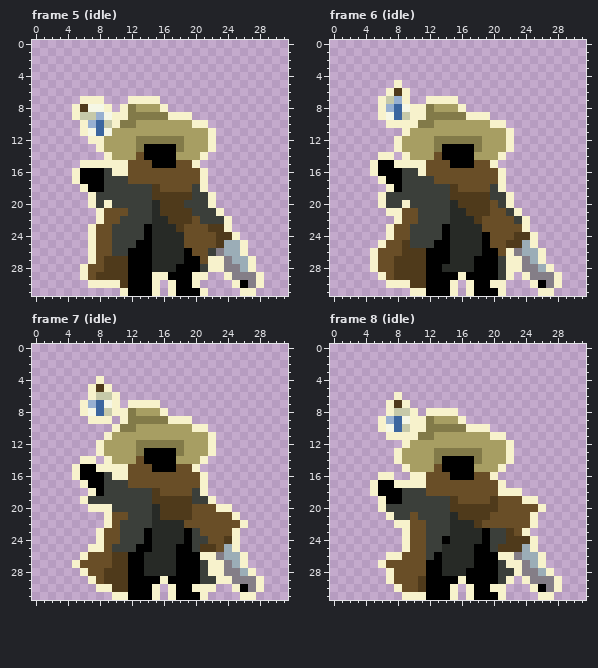
Pixel-art file: Assets/Resources/Sprites/Player/alchemist.aseprite. The picture above is the old version.
32x32 pixels, 11 frames. Shown: frame 5 (idle), frame 6 (idle), frame 7 (idle), frame 8 (idle). The commit also changed other frames, which this record leaves out.
After:
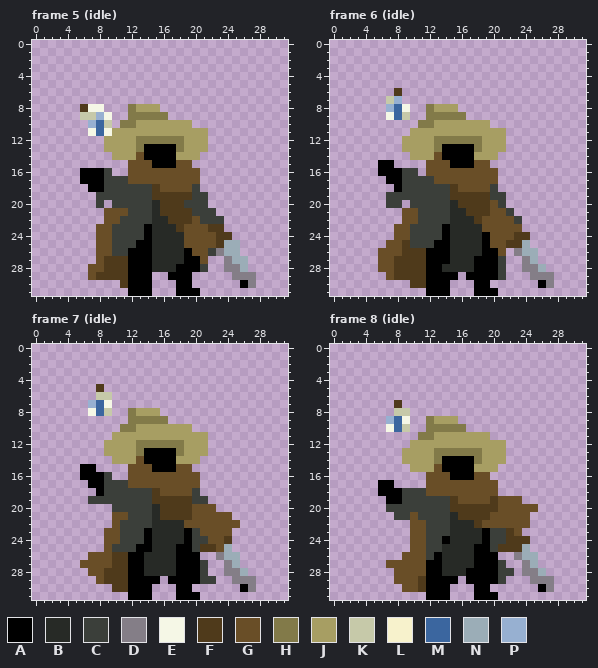
Palette (. is transparent): A #000000  B #272a26  C #3b3f3a  D #847e87  E #f5f7e6  F #4f3a1b  G #694e27  H #827a49  J #a79e63  K #c6c9a9  L #f7f2cc  M #3b669f  N #9badb7  P #97b0d1
Difference:
layer "outline" removed
--- frame 5 (idle)
@@ x 0..31 @@
  6 ................................
- 7 ......LLL...LLLL................
- 8 .....LFEEL.LHJJJL...............
- 9 .....LKKPELLHHHHHLLL............
-10 ......LPMKLHHJJJJJJJLL..........
-11 ......LEMEJJJJJJJJJJJJL.........
-12 .......LLJJJJHHHHHHJJJL.........
-13 ........LJJJJHAAAAHJJJL.........
-14 .........LJJJGAAAAJJJL..........
-15 ......LLLLLLGGGAAAGGL...........
-16 .....LAAACLLGGGGGGGGGL..........
-17 .....LAAACCCGGGGGGGGGL..........
-18 ......LAACCCCCCFGGGGCL..........
-19 .......LCCCCCCCFFFFFCCL.........
-20 .......LCLCCCCCBFFFCCCL.........
-21 ........LGGGCCCBFFFFCCCL........
-22 ........LGGCCCCBBFFFGCCCL.......
-23 .......LGGCCCCABBBFGGGFFL.......
-24 .......LGGCCCCABBBBGGGGFFL......
-25 .......LGGCCCAABBBBGGGGFNNL.....
-26 .......LGGCCAAABBBBAGGCDNNL.....
-27 .......LGFFFAAABBBBAAGLLDNNL....
-28 ......LGGFFFAAABBBAAACLLDDNL....
-29 ......LGFFFFAAALLAAALL..LDDDL...
-30 .......LLLLFAAAL.LAAL....LADL...
-31 ...........LAAAL.LAAAL....LL....
+ 7 ................................
+ 8 ......FEE...HJJJ................
+ 9 ......KKPE..HHHHH...............
+10 .......PMK.HHJJJJJJJ............
+11 .......EMEJJJJJJJJJJJJ..........
+12 .........JJJJHHHHHHJJJ..........
+13 .........JJJJHAAAAHJJJ..........
+14 ..........JJJGAAAAJJJ...........
+15 ............GGGAAAGG............
+16 ......AAAC..GGGGGGGGG...........
+17 ......AAACCCGGGGGGGGG...........
+18 .......AACCCCCCFGGGGC...........
+19 ........CCCCCCCFFFFFCC..........
+20 ........C.CCCCCBFFFCCC..........
+21 .........GGGCCCBFFFFCCC.........
+22 .........GGCCCCBBFFFGCCC........
+23 ........GGCCCCABBBFGGGFF........
+24 ........GGCCCCABBBBGGGGFF.......
+25 ........GGCCCAABBBBGGGGFNN......
+26 ........GGCCAAABBBBAGGCDNN......
+27 ........GFFFAAABBBBAAG..DNN.....
+28 .......GGFFFAAABBBAAAC..DDN.....
+29 .......GFFFFAAA..AAA.....DDD....
+30 ...........FAAA...AA......AD....
+31 ............AAA...AAA...........
--- frame 6 (idle)
@@ x 0..31 @@
  4 ................................
- 5 ........L.......................
- 6 .......LFL......................
- 7 ......LKPL..LLLL................
- 8 ......LPMELLHJJJL...............
- 9 ......LEMKLLHHHHHLLL............
-10 .......LLLLHHJJJJJJJLL..........
-11 .........LJJJJJJJJJJJJL.........
-12 ........LJJJJHHHHHHJJJL.........
-13 ........LJJJJHAAAAHJJJL.........
-14 ......LL.LJJJGAAAAJJJL..........
-15 .....LAALLLLGGGAAAGGL...........
-16 .....LAAACCLGGGGGGGGGL..........
-17 ......LAACCCCGGGGGGGGL..........
-18 .......LACCCCCCFGGGGCL..........
-19 ......LCCCCCCCCFFFFFCCL.........
-20 ......LCCLCCCCCBFFFFGCL.........
-21 .......LLGGCCCCBBFFFGGCL........
-22 ........LGGCCCCBBBFGGGGCL.......
-23 .......LGGCCCCABBBBGGGGGL.......
-24 .......LGGCCCCABBBBAGGGFFL......
-25 ......LGGFCCCAABBBBAGGFFNL......
-26 .....LGGGFFFAAABBBBAAGLDNNL.....
-27 .....LGGFFFFAAABBBAAACLLDNL.....
-28 .....LGGFFFFAABBBBAAACLLDDNL....
-29 ......LGFFFFAAAALAAAACL.LDDDL...
-30 .......LLLFFAAAL.LAALL...LADL...
-31 ..........LLAAAL.LAAAL....LL....
+ 5 ................................
+ 6 ........F.......................
+ 7 .......KP.......................
+ 8 .......PME..HJJJ................
+ 9 .......EMK..HHHHH...............
+10 ...........HHJJJJJJJ............
+11 ..........JJJJJJJJJJJJ..........
+12 .........JJJJHHHHHHJJJ..........
+13 .........JJJJHAAAAHJJJ..........
+14 ..........JJJGAAAAJJJ...........
+15 ......AA....GGGAAAGG............
+16 ......AAACC.GGGGGGGGG...........
+17 .......AACCCCGGGGGGGG...........
+18 ........ACCCCCCFGGGGC...........
+19 .......CCCCCCCCFFFFFCC..........
+20 .......CC.CCCCCBFFFFGC..........
+21 .........GGCCCCBBFFFGGC.........
+22 .........GGCCCCBBBFGGGGC........
+23 ........GGCCCCABBBBGGGGG........
+24 ........GGCCCCABBBBAGGGFF.......
+25 .......GGFCCCAABBBBAGGFFN.......
+26 ......GGGFFFAAABBBBAAG.DNN......
+27 ......GGFFFFAAABBBAAAC..DN......
+28 ......GGFFFFAABBBBAAAC..DDN.....
+29 .......GFFFFAAAA.AAAAC...DDD....
+30 ..........FFAAA...AA......AD....
+31 ............AAA...AAA...........
--- frame 7 (idle)
@@ x 0..31 @@
  3 ................................
- 4 ........L.......................
- 5 .......LFL......................
- 6 .......LKKL.....................
- 7 ......LPMEL.LLLL................
- 8 ......LEMKLLHJJJL...............
- 9 .......LLL.LHHHHHLLL............
-10 ..........LHHJJJJJJJLL..........
-11 .........LJJJJJJJJJJJJL.........
-12 ........LJJJJHHHHHHJJJL.........
-13 ........LJJJJHAAAAHJJJL.........
-14 ......LL.LJJJGAAAAJJJL..........
-15 .....LAALLLLGGGAAAGGL...........
-16 .....LAAACLLGGGGGGGGGL..........
-17 ......LAACCCGGGGGGGGGL..........
-18 .......LACCCCCCFGGGGCL..........
-19 ......LCCCCCCCCFFFFFCCL.........
-20 .......LLLCCCCCBFFFFGGGLL.......
-21 .........LGGCCCBFFFFGGGGGL......
-22 .........LGCCCCBBBBGGGGGGGL.....
-23 ........LGGCCCABBBBACGGGGL......
-24 ........LGGCCCABBBBACCGGFL......
-25 .......LLGCCCAABBBAACFFGNL......
-26 ......LGGGFFAABBBBAAALLDNNL.....
-27 .....LGGGGFFAABBBBAAACLLDNL.....
-28 ......LGGFFFAABBBBAAACLLDDNL....
-29 .......LGFFFAAAALAAAACCLLDDDL...
-30 ........LLFFAAAL.LAALLL..LADL...
-31 ..........LLAAAL.LAAAL....LL....
+ 4 ................................
+ 5 ........F.......................
+ 6 ........KK......................
+ 7 .......PME......................
+ 8 .......EMK..HJJJ................
+ 9 ............HHHHH...............
+10 ...........HHJJJJJJJ............
+11 ..........JJJJJJJJJJJJ..........
+12 .........JJJJHHHHHHJJJ..........
+13 .........JJJJHAAAAHJJJ..........
+14 ..........JJJGAAAAJJJ...........
+15 ......AA....GGGAAAGG............
+16 ......AAAC..GGGGGGGGG...........
+17 .......AACCCGGGGGGGGG...........
+18 ........ACCCCCCFGGGGC...........
+19 .......CCCCCCCCFFFFFCC..........
+20 ..........CCCCCBFFFFGGG.........
+21 ..........GGCCCBFFFFGGGGG.......
+22 ..........GCCCCBBBBGGGGGGG......
+23 .........GGCCCABBBBACGGGG.......
+24 .........GGCCCABBBBACCGGF.......
+25 .........GCCCAABBBAACFFGN.......
+26 .......GGGFFAABBBBAAA..DNN......
+27 ......GGGGFFAABBBBAAAC..DN......
+28 .......GGFFFAABBBBAAAC..DDN.....
+29 ........GFFFAAAA.AAAACC..DDD....
+30 ..........FFAAA...AA......AD....
+31 ............AAA...AAA...........
--- frame 8 (idle)
@@ x 0..31 @@
  5 ................................
- 6 ........L.......................
- 7 .......LFL......................
- 8 .......LKKL.LLLL................
- 9 ......LPMELLHJJJL...............
-10 ......LEMKLLHHHHHLLL............
-11 .......LLLLHHJJJJJJJLL..........
-12 .........LJJJJJJJJJJJJL.........
-13 ........LJJJJHHHHHHJJJL.........
-14 ........LJJJJHAAAAHJJJL.........
-15 .........LJJJGAAAAJJJL..........
-16 ......LL..LLGGGAAAGGL...........
-17 .....LAALLLLGGGGGGGGGL..........
-18 .....LAAACCCGGGGGGGGGLLL........
-19 ......LAACCCCCCFGGGGFGGGLL......
-20 ......LCCCCCCCCFFFFFFGGGGGL.....
-21 .......LCCGCCCCBFFFFGGGGGL......
-22 ........LLGGCCCBBBFGGGGGGL......
-23 .........LGGCCCBBBBACCFGL.......
-24 .........LGGCCABBBBACCFFFL......
-25 .........LGGCCBBBBAACFFFNL......
-26 .......LLGGGCABBBBAAALLDNNL.....
-27 ......LGGGGGAABBBBAAACLLDNL.....
-28 .......LGGGGAABBBAAAACCLDDNL....
-29 .......LGGGFAAAALAAAACL.LDDDL...
-30 ........LGGFAAAL.LAALL...LADL...
-31 .........LLLAAAL.LAAAL....LL....
+ 6 ................................
+ 7 ........F.......................
+ 8 ........KK......................
+ 9 .......PME..HJJJ................
+10 .......EMK..HHHHH...............
+11 ...........HHJJJJJJJ............
+12 ..........JJJJJJJJJJJJ..........
+13 .........JJJJHHHHHHJJJ..........
+14 .........JJJJHAAAAHJJJ..........
+15 ..........JJJGAAAAJJJ...........
+16 ............GGGAAAGG............
+17 ......AA....GGGGGGGGG...........
+18 ......AAACCCGGGGGGGGG...........
+19 .......AACCCCCCFGGGGFGGG........
+20 .......CCCCCCCCFFFFFFGGGGG......
+21 ........CCGCCCCBFFFFGGGGG.......
+22 ..........GGCCCBBBFGGGGGG.......
+23 ..........GGCCCBBBBACCFG........
+24 ..........GGCCABBBBACCFFF.......
+25 ..........GGCCBBBBAACFFFN.......
+26 .........GGGCABBBBAAA..DNN......
+27 .......GGGGGAABBBBAAAC..DN......
+28 ........GGGGAABBBAAAACC.DDN.....
+29 ........GGGFAAAA.AAAAC...DDD....
+30 .........GGFAAA...AA......AD....
+31 ............AAA...AAA...........
